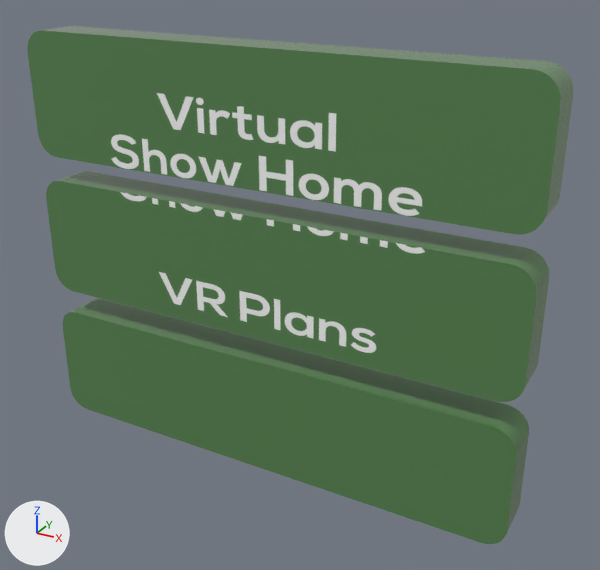
Before and after pictures for a commit that changed the FBX model External_Assets/FBX/ArchVis Buttons.fbx.
Rendered twice from a 50 mm camera at (0.919, -2.854, 1.727) aimed at (0.072, -1.313, 0.957). Lighting does not change. The marker at lower left points along +X, +Y and +Z. Where no turn or scale is listed for an object, it has been applied to the vertices. Vertices at the same position are counted once.

Names of what the first picture shows: 'Button01', 'Button02', 'Button03'.
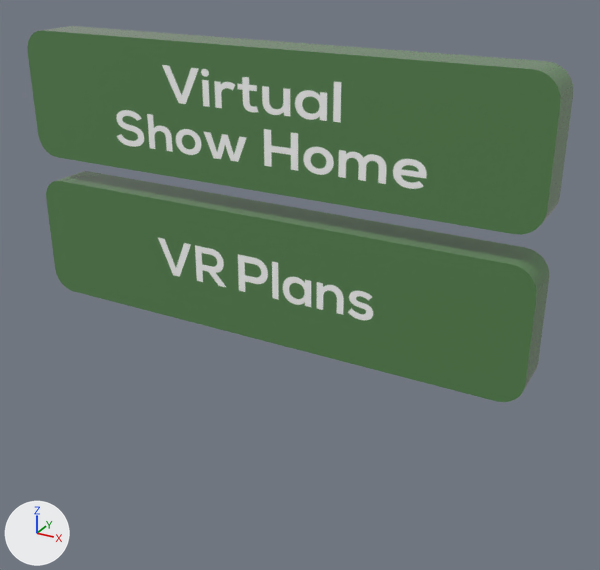
Location of each change, [x1, y1, x2, y2] in pixels of the pictures (600 x 570 px):
'Button03', deleted (green): before [62, 298, 529, 544]
part 1 of me_mesh_001, surface changed: [524, 272, 549, 389] in both
part 2 of me_mesh_002, surface changed: [40, 26, 573, 222] in both

Diff of the bpy script that builds the scene:
```diff
--- a/External_Assets/FBX/ArchVis Buttons.fbx.py
+++ b/External_Assets/FBX/ArchVis Buttons.fbx.py
@@ me_mesh_001 @@
 me_mesh_001.from_pydata(...)  # 56 vertices, 30 faces; spans x -0.621..0.621, y -1.39..-1.29, z 0.833..1.133
 # used by ob_button02; location = (0.0, 0.0, 0.0)
+# me_mesh_001 part 1: texture (UV) coordinates of 30 of 30 faces, centred in x -0.621..0.621, y -1.39..-1.29, z 0.833..1.133, changed; they spanned u -0.01..0.99, v 0.01..0.73 and now span u -0.05..0.97, v -0.63..0.58
 me_mesh_001.materials.append(mat_menubutton)
@@ me_mesh_002 @@
 me_mesh_002.from_pydata(...)  # 56 vertices, 30 faces; spans x -0.621..0.621, y -1.39..-1.29, z 1.193..1.493
 # used by ob_button01; location = (0.0, 0.0, 0.0)
+# me_mesh_002 part 2: texture (UV) coordinates of 30 of 30 faces, centred in x -0.621..0.621, y -1.39..-1.29, z 1.193..1.493, changed; they spanned u 0.0..0.98, v 0.42..0.99 and now span u -0.03..0.97, v 0.29..1.38
 me_mesh_002.materials.append(mat_menubutton)
@@ ob_button03 @@
-ob_button03 = bpy.data.objects.new('Button03', me_mesh)
-ob_button03.location = (0.0, 0.0, 0.0)
```
